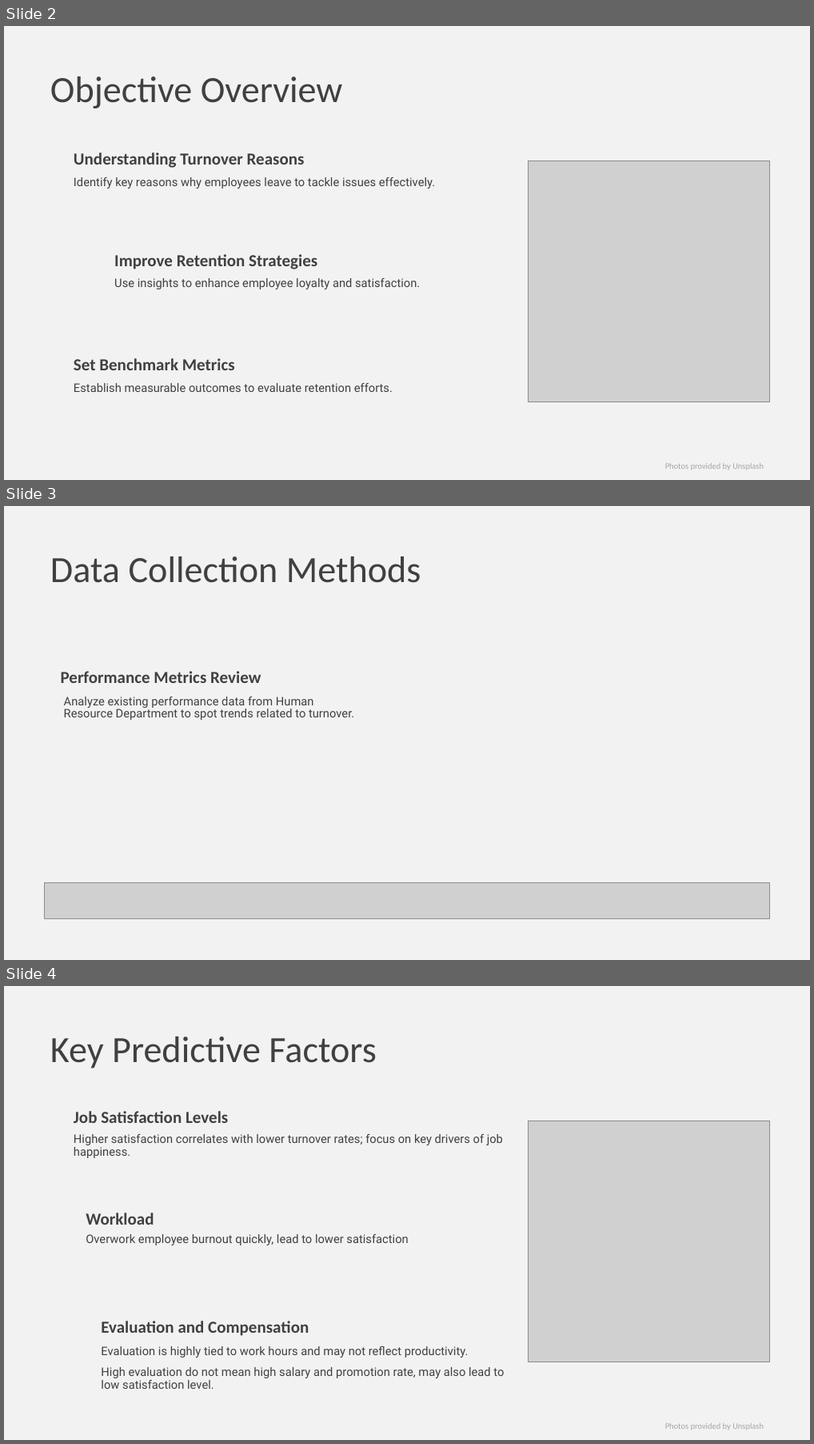
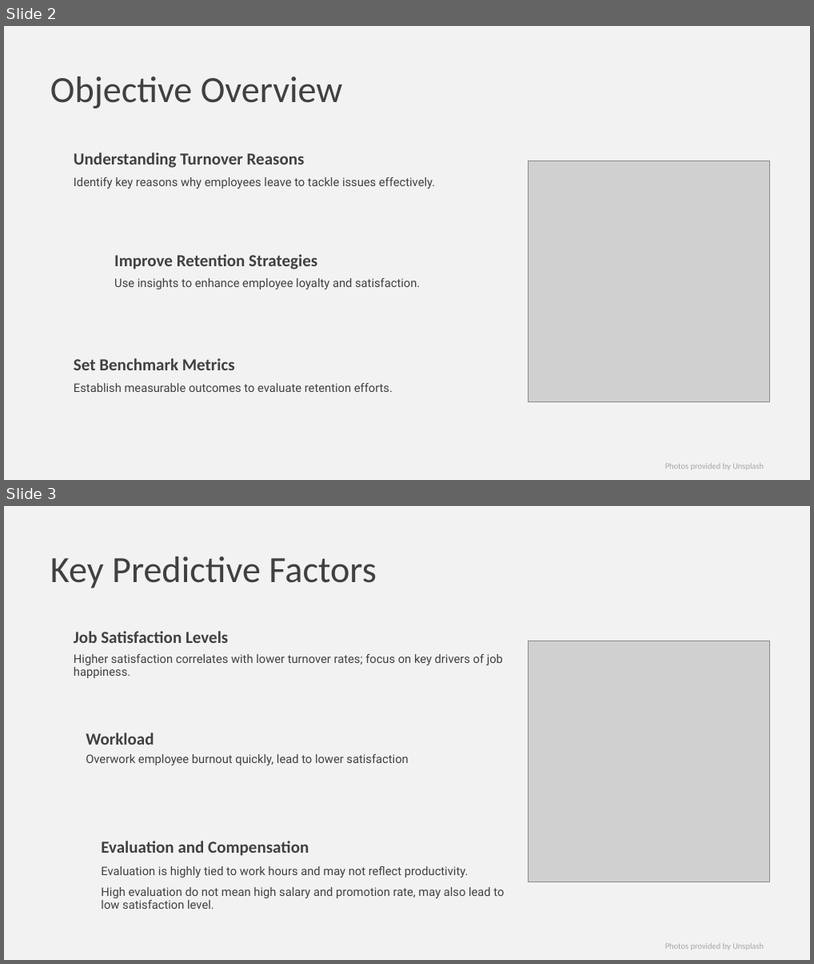
Before and after one commit to yuanchenGH/data_analysis_employee_turnover_project, a slide deck: Executive Summary.pptx. Shown one above the other, each under a label of ours: slides 2, 3 and 4 before the commit, slides 2 and 3 after it. The pictures are 814x1444 and 814x964 pixels, drawn with LibreOffice and Linux fonts; fonts in the diff are those of the drawing; grey boxes stand for pictures. Boxes give left, top, right and bottom in pixels: in the first picture for what was removed or moved away, otherwise in the second. Text is boxed around its words. In the diff, an @@ line names an element or a change of style, - is before the commit and + after.

```diff
--- a/Executive Summary.pptx
+++ b/Executive Summary.pptx
@@ slide 3 removed at [4,506,810,960], background #F2F2F2 @@
@@ title removed at [50,556,422,583] @@
-Data Collection Methods
@@ text removed at [61,671,261,683] @@
-Performance Metrics Review
@@ text removed at [64,696,354,720] @@
-Analyze existing performance data from Human Resource Department to spot trends related to turnover.
@@ picture removed at [45,883,770,919] @@
@@ what was slide 4 is now slide 3 @@
```
Also in this commit, not shown: 2 slides changed.
